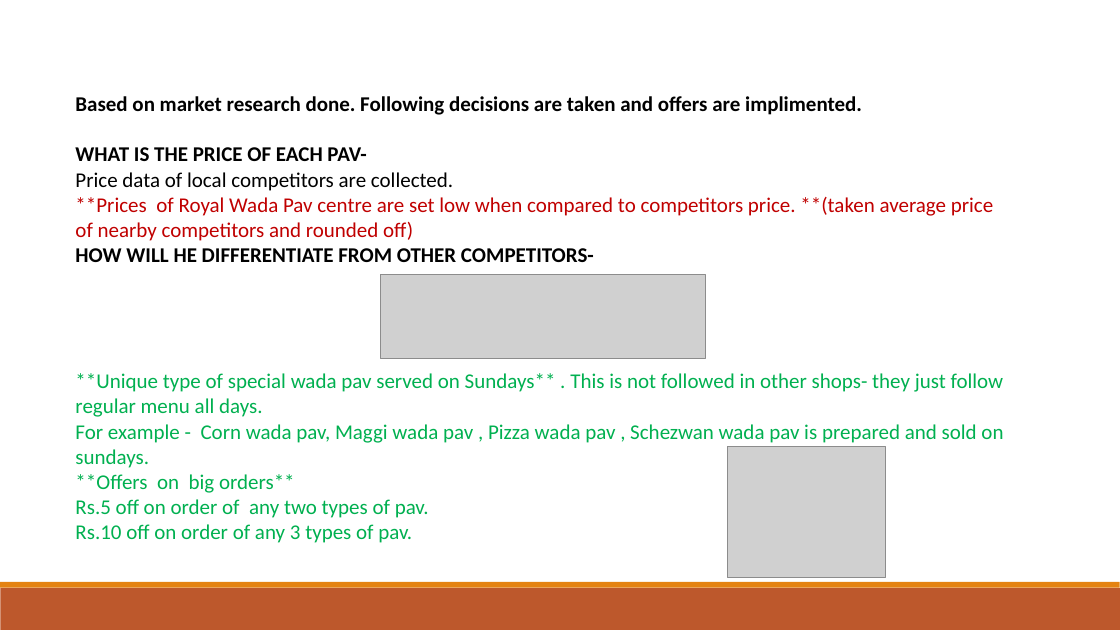
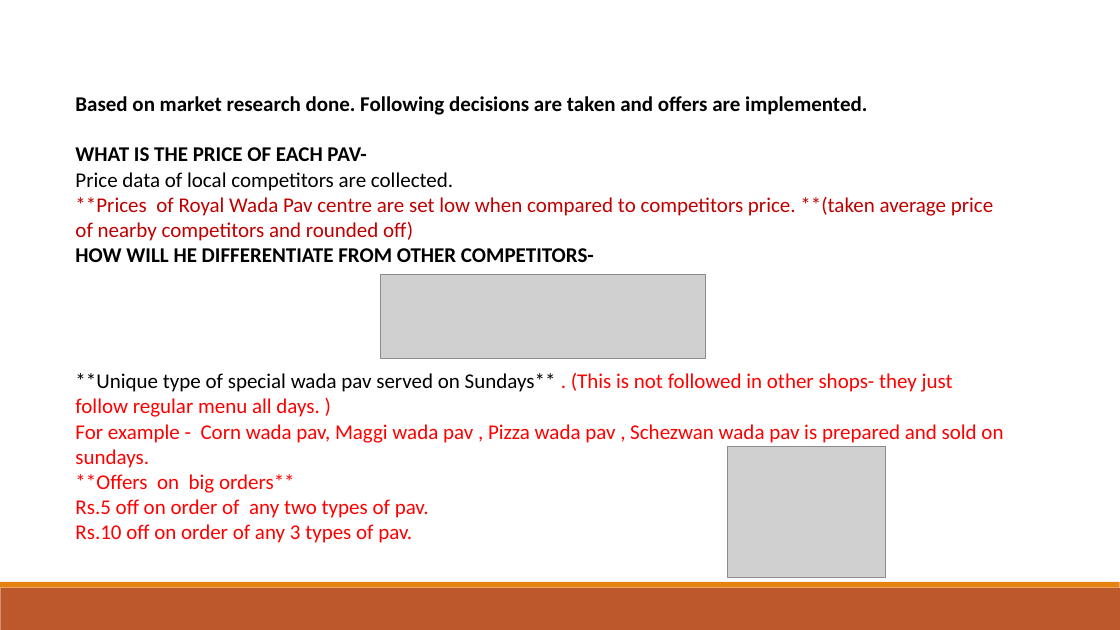
Before and after one commit to varshiniece/use_casestudy_wadapavcentre, a slide deck: slide 3 of CASE STUDY- WADA PAV.pptx. Drawn at 1120x630 pixels with LibreOffice and Linux fonts; fonts in the diff are those of the drawing; grey boxes stand for pictures. Boxes give left, top, right and bottom in pixels: in the first picture for what was removed or moved away, otherwise in the second. Text is boxed around its words. In the diff, an @@ line names an element or a change of style, - is before the commit and + after.

```diff
--- a/CASE STUDY- WADA PAV.pptx
+++ b/CASE STUDY- WADA PAV.pptx
@@ text at <box>75,96,867,115</box>: text changed @@
-Based on market research done. Following decisions are taken and offers are implimented.
+Based on market research done. Following decisions are taken and offers are implemented.
@@ text at <box>75,373,953,417</box>: text changed; text colour #00B050 to #FF0000 @@
-**Unique type of special wada pav served on Sundays** . This is not followed in other shops- they just follow regular menu all days.
+**Unique type of special wada pav served on Sundays** . (This is not followed in other shops- they just follow regular menu all days. )
@@ text at <box>75,424,1003,543</box>: text colour #00B050 to #FF0000 in "For example - Corn wada pav, Maggi ...", "**Offers on big orders**", "Rs.5 off on order of any two ...", "Rs.10 off on order of any 3 ..." @@
```
Also in this commit, not shown: 5 other slides changed.
